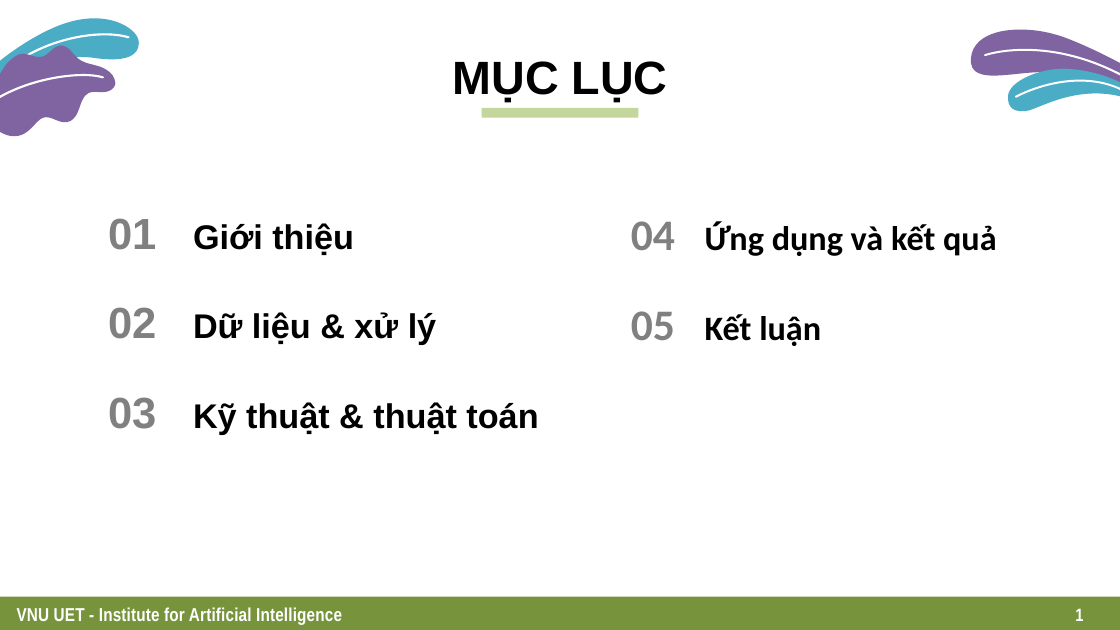
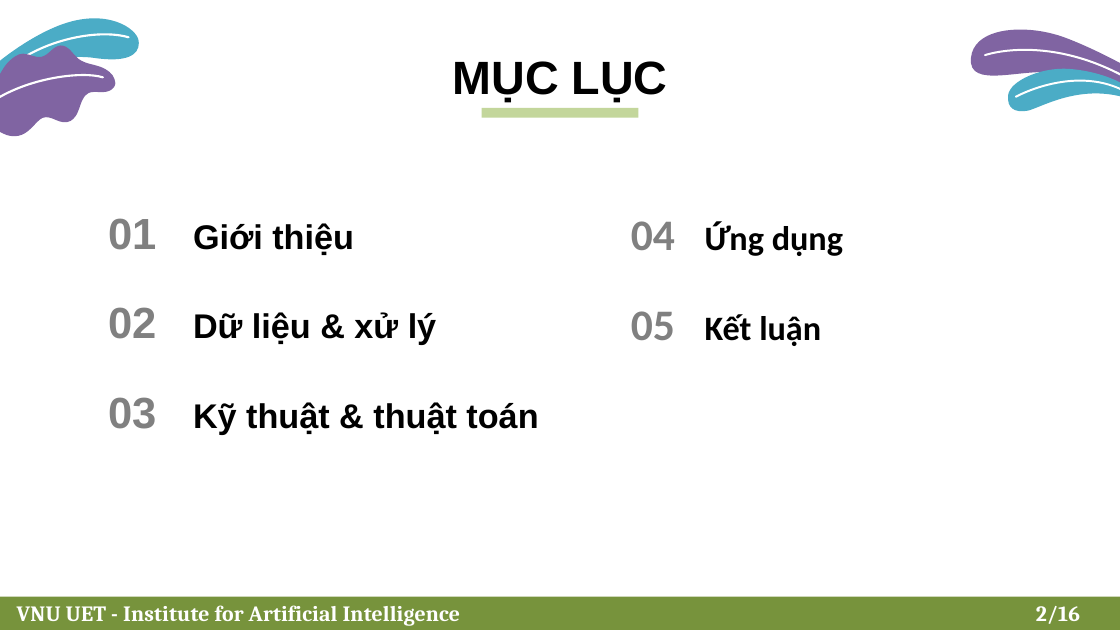
Before and after one commit to 24022404/fitness-recommendation, a slide deck: slide 2 of Slide_DataMining.pptx. Drawn at 1120x630 pixels with LibreOffice and Linux fonts; fonts in the diff are those of the drawing. Boxes give left, top, right and bottom in pixels: in the first picture for what was removed or moved away, otherwise in the second. Text is boxed around its words. In the diff, an @@ line names an element or a change of style, - is before the commit and + after.

Commit message:
Completed pptx

```diff
--- a/Slide_DataMining.pptx
+++ b/Slide_DataMining.pptx
@@ text at box(631, 221, 843, 256): text changed @@
-04 Ứng dụng và kết quả
+04 Ứng dụng
@@ text "VNU UET - Institute for ..." at box(17, 607, 286, 621): size 24 to 28 pt, font Arial Narrow to Cambria @@
@@ text removed at box(17, 607, 341, 625) @@
-VNU UET - Institute for Artificial Intelligence
@@ text at box(1036, 606, 1080, 624): text changed; size 24 to 28 pt; font Arial Narrow to Cambria; bold on @@
-2
+2/16
@@ text removed at box(1075, 608, 1083, 621) @@
-1
```
Also in this commit, not shown: 14 other slides changed, 1 slide added, 4 slides removed, 1 other file.
